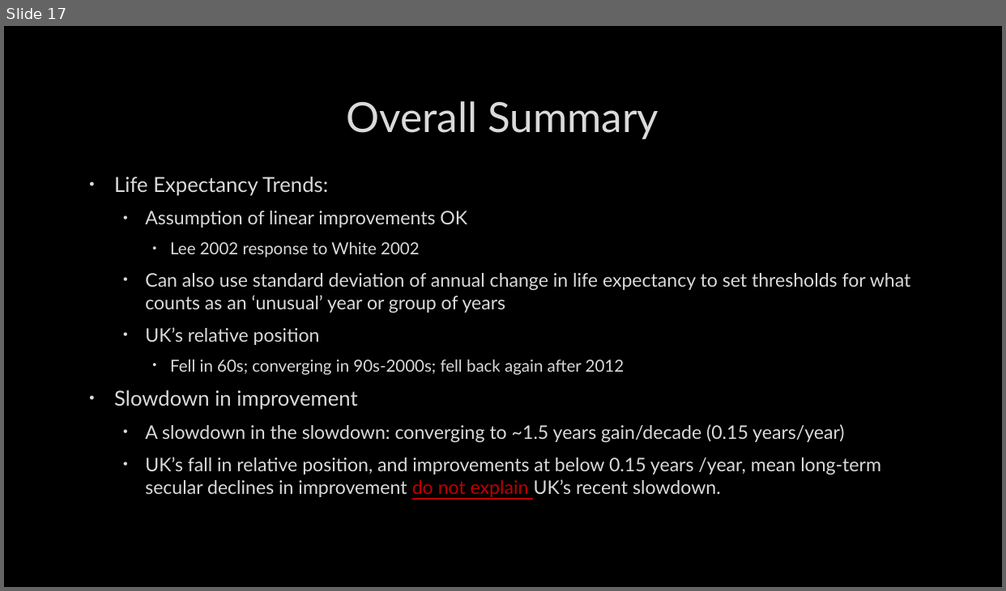
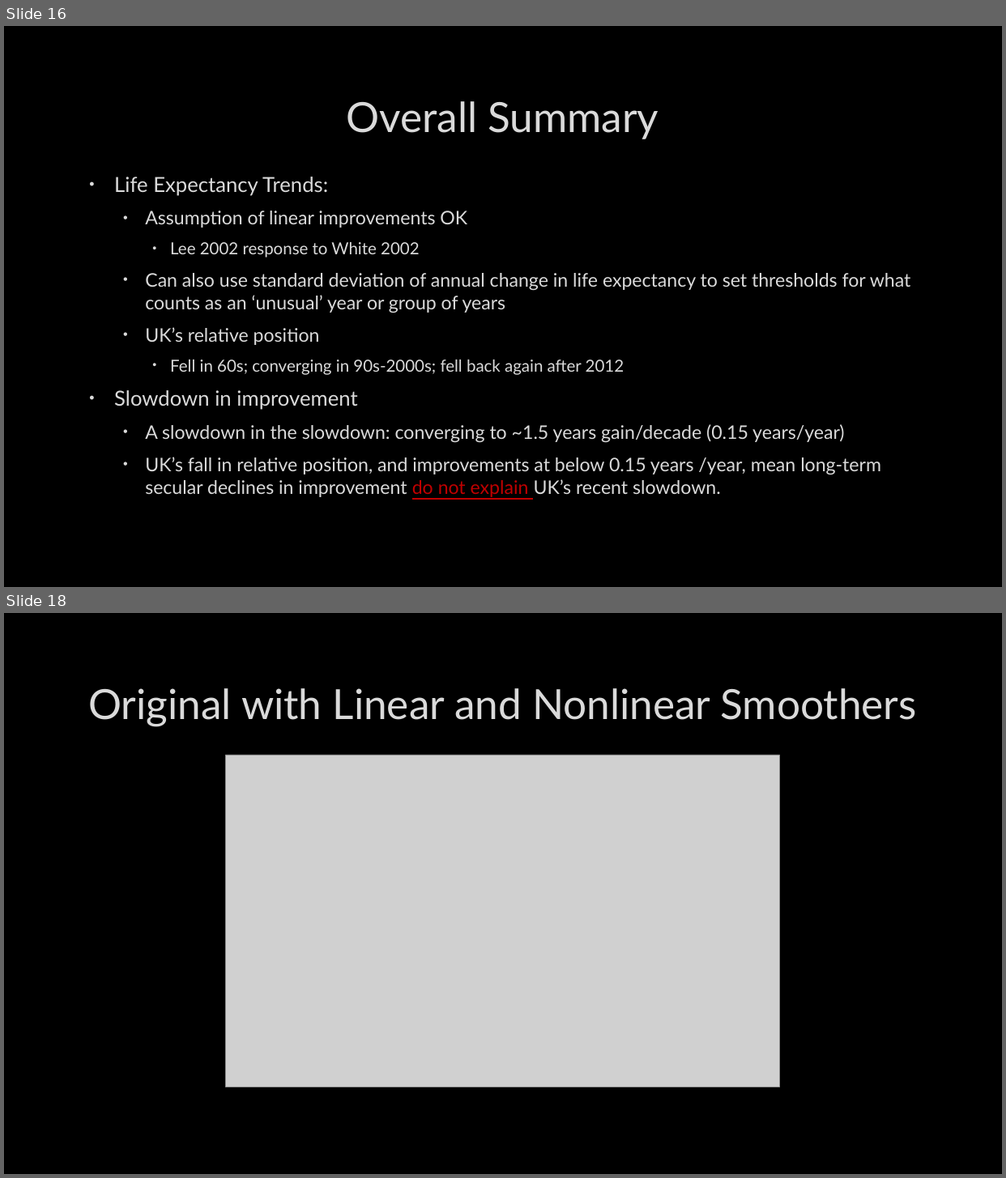
Before and after one commit to JonMinton/life_expectancy_limits, a slide deck: presentation/UK’s recent life expectancy slowdown.pptx. Shown one above the other, each under a label of ours: slide 17 before the commit, slides 16 and 18 after it; the slides between them are not shown. The pictures are 1006x591 and 1006x1178 pixels, drawn with LibreOffice and Linux fonts; fonts in the diff are those of the drawing; grey boxes stand for pictures; background and template pictures are left out. Boxes give left, top, right and bottom in pixels: in the first picture for what was removed or moved away, otherwise in the second. Text is boxed around its words. In the diff, an @@ line names an element or a change of style, - is before the commit and + after.

Commit message:
amend figures; add figures to presentation

```diff
--- a/presentation/UK’s recent life expectancy slowdown.pptx
+++ b/presentation/UK’s recent life expectancy slowdown.pptx
@@ slide 18 added at [4,613,1002,1174], background picture (left out) @@
@@ title added at [88,688,917,726], 40 pt, text #DADADA @@
+Original with Linear and Nonlinear Smoothers
@@ picture added at [226,755,780,1087] @@
@@ what was slide 17 is now slide 16 @@
```
Also in this commit, not shown: 7 slides changed, 7 other slides added, 1 slide removed, 9 other files.
